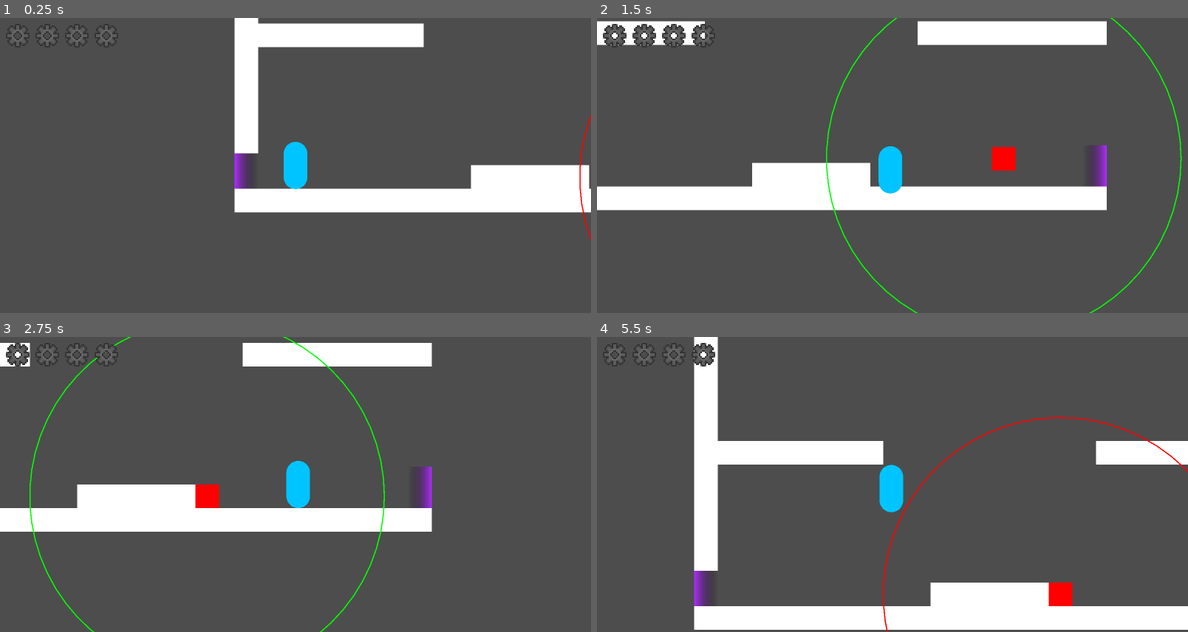
Above: before the commit, frames 1-4 (two rows, left to right).
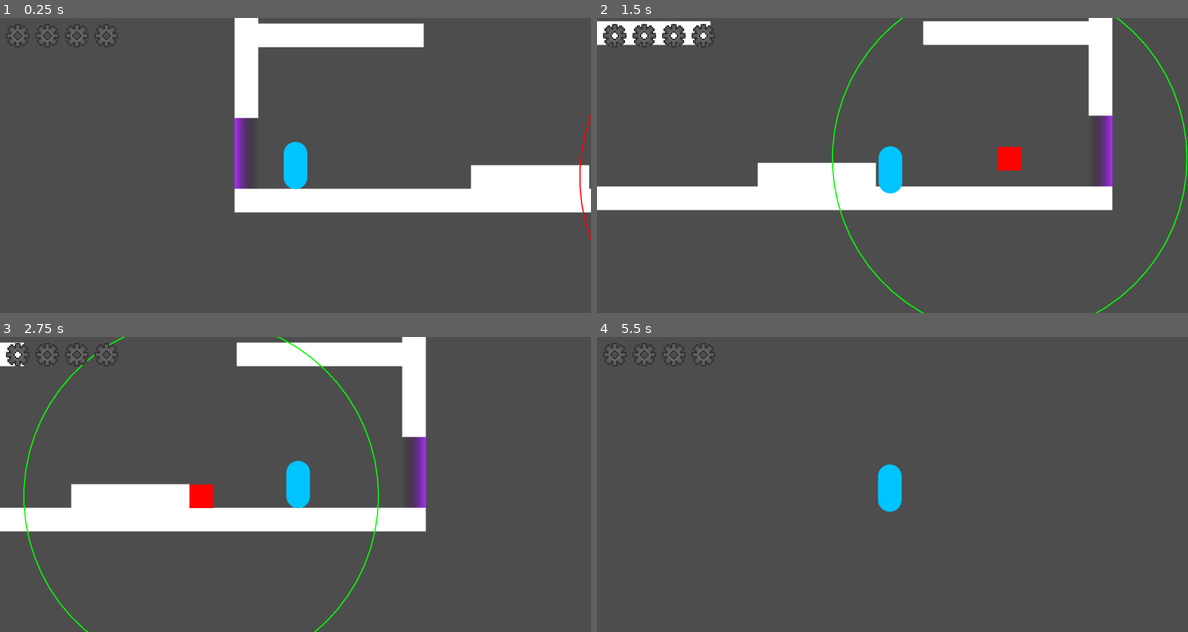
Above: after the commit, the same moments.

Repository: jamjammers/ShibaGodotProjects
Game: Godot game, scene res://mainScene.tscn
Two runs of this game, one before a commit and one after it. Both use one fixed random seed, a clock stepped at 60 frames per second and the inputs below.
Inputs:
- Up to frame 1 (0.25 s): no input
- Up to frame 2 (1.5 s): tap Enter at 0.5 s; hold D (moveRight) 0.53-1.28 s; tap Shift (dash) at 0.6 s; tap Space (jump) at 0.77 s; hold A (moveLeft) from 1.28 s (still down); tap E (wallAttach) at 1.35 s
- Up to frame 3 (2.75 s): tap Space (jump) at 1.52 s; release A (moveLeft) at 2.03 s; hold D (moveRight) from 2.03 s (still down); tap Shift (dash) at 2.1 s
- Up to frame 4 (5.5 s): tap E (wallAttach) at 2.85, 4.35 s; tap Space (jump) at 3.02, 3.77, 4.52 s; release D (moveRight) at 3.53 s; hold A (moveLeft) from 3.53 s (still down); tap Shift (dash) at 3.6, 5.1 s

The runs differ from the first frame. In frame 1, 0.5% of the frame differs, in the area x 39-100%, y 33-75%; in frame 2, 3.7%; in frame 3, 4.1%; in frame 4, 16%, in the area x 16-100%, y 0-100%.

Commit message:
viewport refactoring

Diff:
--- a/yeaidk/assets/assetScenes/Player.tscn
+++ b/yeaidk/assets/assetScenes/Player.tscn
@@ -6,9 +6,8 @@
 [sub_resource type="PhysicsMaterial" id="PhysicsMaterial_fksrs"]
 friction = 0.0
 
-[sub_resource type="CapsuleShape2D" id="CapsuleShape2D_kcuj0"]
-radius = 20.0
-height = 80.0
+[sub_resource type="RectangleShape2D" id="RectangleShape2D_rsc3f"]
+size = Vector2(40, 80)
 
 [node name="Player" type="RigidBody2D"]
 collision_layer = 2
@@ -20,7 +19,7 @@
 script = ExtResource("1_fksrs")
 
 [node name="PhysicsCol" type="CollisionShape2D" parent="."]
-shape = SubResource("CapsuleShape2D_kcuj0")
+shape = SubResource("RectangleShape2D_rsc3f")
 
 [node name="dashTimer" type="Timer" parent="."]
 wait_time = 0.5
@@ -29,12 +28,13 @@
 [node name="triggerCol" type="Area2D" parent="."]
 
 [node name="Collider" type="CollisionShape2D" parent="triggerCol"]
-shape = SubResource("CapsuleShape2D_kcuj0")
+shape = SubResource("RectangleShape2D_rsc3f")
 
 [node name="ColorCapsule" parent="." instance=ExtResource("2_rsc3f")]
 color = Color(0, 0.7666669, 1, 1)
 radius = 20.0
 height = 80.0
 
+[connection signal="body_entered" from="." to="." method="_on_body_entered"]
 [connection signal="body_shape_entered" from="." to="." method="_on_body_shape_entered"]
 [connection signal="body_shape_exited" from="." to="." method="_on_body_shape_exited"]
--- a/yeaidk/assets/assetScenes/portal.tscn
+++ b/yeaidk/assets/assetScenes/portal.tscn
@@ -10,26 +10,25 @@
 shader_parameter/vertical = false
 
 [sub_resource type="RectangleShape2D" id="RectangleShape2D_v4f56"]
-size = Vector2(10, 70)
+size = Vector2(17, 120)
 
-[node name="portal" type="Node2D"]
+[node name="portal" type="Area2D" groups=["portal"]]
+collision_mask = 2
 script = ExtResource("1_urc2y")
 
-[node name="ColorRect" type="ColorRect" parent="."]
+[node name="ColorRect" type="ColorRect" parent="." groups=["portal"]]
 material = SubResource("ShaderMaterial_urc2y")
 anchors_preset = 4
 anchor_top = 0.5
 anchor_bottom = 0.5
-offset_top = -35.0
+offset_top = -60.0
 offset_right = 40.0
-offset_bottom = 35.0
+offset_bottom = 60.0
 grow_vertical = 2
+metadata/_edit_use_anchors_ = true
 
-[node name="Area2D" type="Area2D" parent="."]
-
-[node name="CollisionShape2D" type="CollisionShape2D" parent="Area2D"]
-visible = false
-position = Vector2(5, 0)
+[node name="Collider" type="CollisionShape2D" parent="." groups=["portal"]]
+position = Vector2(8.5, 0)
 shape = SubResource("RectangleShape2D_v4f56")
 
-[connection signal="body_entered" from="Area2D" to="." method="_on_area_2d_body_entered"]
+[connection signal="body_entered" from="." to="." method="_on_body_entered"]
--- a/yeaidk/assets/assetScenes/stageSelect.tscn
+++ b/yeaidk/assets/assetScenes/stageSelect.tscn
@@ -10,3 +10,11 @@
 grow_horizontal = 2
 grow_vertical = 2
 script = ExtResource("1_2o2lk")
+
+[node name="bg" type="ColorRect" parent="."]
+visible = false
+layout_mode = 0
+offset_left = -644.0
+offset_top = -407.0
+offset_right = 644.0
+offset_bottom = 408.0
--- a/yeaidk/assets/levels/stage1.tscn
+++ b/yeaidk/assets/levels/stage1.tscn
@@ -11,12 +11,12 @@
 border_width = 2.0
 
 [node name="leftPortal" parent="." instance=ExtResource("1_oskjv")]
-position = Vector2(0, 525)
+position = Vector2(0, 500)
 
 [node name="Platform" parent="." instance=ExtResource("2_ygxl0")]
 position = Vector2(300, 580)
 scale = Vector2(15, 1)
 
 [node name="rightPortal" parent="." instance=ExtResource("1_oskjv")]
-position = Vector2(600, 525)
+position = Vector2(600, 500)
 rotation = 3.1415927
--- a/yeaidk/assets/levels/startStage.tscn
+++ b/yeaidk/assets/levels/startStage.tscn
@@ -10,16 +10,9 @@
 offset_bottom = 1000.0
 border_width = 2.0
 
-[node name="leftPortal" parent="." instance=ExtResource("1_kgca3")]
-position = Vector2(0, 925)
-
 [node name="Platform" parent="." instance=ExtResource("2_pyq0k")]
 position = Vector2(500, 980)
 scale = Vector2(25, 1)
-
-[node name="rightPortal" parent="." instance=ExtResource("1_kgca3")]
-position = Vector2(1000, 925)
-rotation = 3.1415927
 
 [node name="Platform2" parent="." instance=ExtResource("2_pyq0k")]
 position = Vector2(500, 940)
@@ -34,5 +27,16 @@
 scale = Vector2(8, 1)
 
 [node name="wall" parent="." instance=ExtResource("2_pyq0k")]
-position = Vector2(20, 450.00003)
-scale = Vector2(1, 22.5)
+position = Vector2(20, 420)
+scale = Vector2(1, 21)
+
+[node name="wall2" parent="." instance=ExtResource("2_pyq0k")]
+position = Vector2(980, 420)
+scale = Vector2(1, 21)
+
+[node name="leftPortal" parent="." instance=ExtResource("1_kgca3")]
+position = Vector2(0, 900)
+
+[node name="rightPortal" parent="." instance=ExtResource("1_kgca3")]
+position = Vector2(1000, 900)
+rotation = -3.1415925
--- a/yeaidk/assets/scripts/enemy.gd
+++ b/yeaidk/assets/scripts/enemy.gd
@@ -5,17 +5,37 @@
 
 func _physics_process(delta):
 	timer -= delta
-	if(active and timer <0):
-		attack()
-		timer = 2
+	queue_redraw()
+	attackProcess()
 
 func _draw():
 	draw_arc(Vector2.ZERO,
 		$detectionArea/triggerCircle.shape.radius,
 		0, TAU, 64,
-		Color.GREEN if active else Color.RED,
+		Color.GREEN if target != null else Color.RED,
 		2.0)
+	if(active):
+		draw_line(Vector2(0,0), target.global_position-global_position, Color.GREEN if active else Color.RED,2 )
 
+func attackProcess():
+	active = false
+	if target == null:
+		return
+
+	var space_state = get_world_2d().direct_space_state
+	var query = PhysicsRayQueryParameters2D.create(global_position, target.global_position)
+	query.exclude = [self]
+	var result = space_state.intersect_ray(query)
+	if !result:
+		return
+	if(result.collider.name!="Player"):
+		return
+
+	if(timer > 0):
+		return
+	active = true
+	attack()
+	timer = 2
 func attack():
 	if(target.position.x > position.x):
 		apply_central_impulse(Vector2(500,-300));
@@ -23,7 +43,6 @@
 		apply_central_impulse(Vector2(-500,-300));
 
 func _on_detection_body_entered(body: Node2D) -> void:
-	print(body.name+ " found")
 	if body.name == "Player":
 		active = true
 		target = body;
@@ -32,8 +51,6 @@
 		queue_redraw()
 
 func _on_detection_body_exited(body: Node2D) -> void:
-	print(body.name+" lose")
-
 	if body.name == "Player":
 		active = false
 		target = null
--- a/yeaidk/assets/scripts/player.gd
+++ b/yeaidk/assets/scripts/player.gd
@@ -1,6 +1,7 @@
 extends RigidBody2D
 
 signal hurt(hp:int)
+signal portal(direction: Portal.portalDirection)
 
 @export var speed = 600.0
 @export var acceleration = 6000.0
@@ -127,10 +128,15 @@
 	elif(shape_owner.is_in_group("wallSide")):
 		wallTouch = true
 
+#trigger when hit by enemy
 func hit():
 	hp-=1
 	hurt.emit(hp)
 	print(hp)
+
+#trigger when hit portal
+func enterPortal(direction: Portal.portalDirection):
+	portal.emit(direction)
 
 @warning_ignore("unused_parameter")
 func _on_body_shape_exited(body_rid: RID, body: Node, body_shape_index: int, local_shape_index: int) -> void:
--- a/yeaidk/assets/scripts/portal.gd
+++ b/yeaidk/assets/scripts/portal.gd
@@ -1,17 +1,18 @@
-extends Node2D
-
-signal triggerArea(new, direction)
-
-@export var triggered := false
-
-@export var direction : portalDirection = portalDirection.LEFT;
-
-func _on_area_2d_body_entered(body: Node2D) -> void:
-	if body.name == "Player":
-		triggerArea.emit(triggered, direction)
-		triggered = true;
-	pass # Replace with function body.
+class_name Portal extends Node2D
 
 enum portalDirection{
 	LEFT, RIGHT, UP, DOWN
 }
+
+@export var triggered := false
+
+var direction : portalDirection = portalDirection.LEFT;
+
+
+
+func _on_body_entered(body: Node2D) -> void:
+	print(body.name)
+	if body.name == "Player":
+		body.enterPortal(direction)
+		print("google")
+		triggered = true; #why?
--- a/yeaidk/assets/scripts/stageSelect.gd
+++ b/yeaidk/assets/scripts/stageSelect.gd
@@ -1,6 +1,16 @@
 extends Control
 
+
 var list = ["stage1","stage1","stage1","stage1","stage1","stage1","stage1","stage1","stage1"]
+
+var displaying := false
+
+func _ready() -> void:
+	randomize()
+	$bg.hide()
+	pass # Replace with function body.
+
+
 func display():
 	var imgs = randomStages(3)
 	var buttons = genButtons(imgs);
@@ -11,24 +21,39 @@
 	var buttons: Array[Button] = []
 	for i in range(3):
 		var b = genButton(imgs[i]);
-		b.position = Vector2(400 + i*450, 350)
-		buttons.append(genButton(imgs[i]))
+		b.position = Vector2(i*200-64-200, -64)
+		buttons.append(b)
 
 	return buttons
 
 func genButton(imgName) -> Button:
 	var button :Button = Button.new();
 	button.icon = genPhoto(imgName);
+
 	return button
 
-func genPhoto (imgName) -> ImageTexture:
-	var image = Image.load_from_file("res://assets/images/stagePreview/%s.png"%imgName)
+func genPhoto(imgName) -> ImageTexture:
+	var image: Image = Image.load_from_file("res://assets/images/stagePreview/%s.png"%imgName)
+	image.resize(128, 128, Image.INTERPOLATE_LANCZOS)
 	var texture = ImageTexture.create_from_image(image)
 
 	return texture
 
 func randomStages(n:int) -> Array[String]:
-	var out = []
+	var out: Array[String] = []
 	for i in range(n):
-		out.append(list.pop_at(randi_range(0,list.size()-1)))
+		out.append(list[randi_range(0,list.size()-1)])
 	return out
+
+@warning_ignore("unused_parameter")
+func _on_player_portal(direction: Portal.portalDirection) -> void:
+	if displaying:
+		for i in get_children():
+			if i is Button:
+				i.queue_free()
+		displaying = false
+		$bg.hide()
+	else:
+		display()
+		displaying = true
+		$bg.show()
--- a/yeaidk/mainScene.tscn
+++ b/yeaidk/mainScene.tscn
@@ -1,28 +1,54 @@
-[gd_scene load_steps=6 format=3 uid="uid://bdmj1sekwkwdr"]
+[gd_scene load_steps=8 format=3 uid="uid://bdmj1sekwkwdr"]
 
 [ext_resource type="PackedScene" uid="uid://dep25nrtxqtas" path="res://assets/levels/startStage.tscn" id="1_6mfv6"]
 [ext_resource type="PackedScene" uid="uid://cchnc2wed5tb6" path="res://assets/assetScenes/Player.tscn" id="2_g4qto"]
 [ext_resource type="PackedScene" uid="uid://ds7n8vkl416e3" path="res://assets/assetScenes/enemy.tscn" id="3_hr5et"]
 [ext_resource type="Script" uid="uid://c5gfppe15rdlu" path="res://assets/scripts/camSC.gd" id="4_6mfv6"]
 [ext_resource type="PackedScene" uid="uid://b0a3eiv08sirm" path="res://assets/assetScenes/HUD.tscn" id="4_61od6"]
+[ext_resource type="PackedScene" uid="uid://bhkpe020nssxk" path="res://assets/assetScenes/stageSelect.tscn" id="6_2qqqv"]
+
+[sub_resource type="ViewportTexture" id="ViewportTexture_2qqqv"]
+viewport_path = NodePath("SubViewport")
 
 [node name="Scene" type="Node"]
 
-[node name="startStage" parent="." instance=ExtResource("1_6mfv6")]
+[node name="HUD" parent="." instance=ExtResource("4_61od6")]
 
-[node name="Player" parent="." instance=ExtResource("2_g4qto")]
-position = Vector2(103, 889)
+[node name="stageSelect" parent="." instance=ExtResource("6_2qqqv")]
+offset_left = 0.6480641
+offset_top = 0.7729427
+offset_right = 0.6480713
+offset_bottom = 0.7729492
 
-[node name="basicEnemy" parent="." instance=ExtResource("3_hr5et")]
-position = Vector2(884, 918)
+[node name="SubViewport" type="SubViewport" parent="."]
+size = Vector2i(2000, 1000)
 
-[node name="Camera2D" type="Camera2D" parent="." node_paths=PackedStringArray("target")]
-position = Vector2(-0.6470032, -0.78170013)
-scale = Vector2(0.998363, 1.01133)
+[node name="Camera2D" type="Camera2D" parent="SubViewport" node_paths=PackedStringArray("target")]
 zoom = Vector2(2, 2)
 script = ExtResource("4_6mfv6")
 target = NodePath("../Player")
 
-[node name="HUD" parent="Camera2D" instance=ExtResource("4_61od6")]
+[node name="startStage" parent="SubViewport" instance=ExtResource("1_6mfv6")]
 
-[connection signal="hurt" from="Player" to="Camera2D/HUD" method="_on_player_hurt"]
+[node name="Player" parent="SubViewport" instance=ExtResource("2_g4qto")]
+position = Vector2(103, 889)
+
+[node name="basicEnemy" parent="SubViewport" instance=ExtResource("3_hr5et")]
+position = Vector2(884, 918)
+
+[node name="TextureRect" type="TextureRect" parent="."]
+anchors_preset = 8
+anchor_left = 0.5
+anchor_top = 0.5
+anchor_right = 0.5
+anchor_bottom = 0.5
+offset_left = -1000.0
+offset_top = -500.0
+offset_right = 1000.0
+offset_bottom = 500.0
+grow_horizontal = 2
+grow_vertical = 2
+texture = SubResource("ViewportTexture_2qqqv")
+
+[connection signal="hurt" from="SubViewport/Player" to="HUD" method="_on_player_hurt"]
+[connection signal="portal" from="SubViewport/Player" to="stageSelect" method="_on_player_portal"]
--- a/yeaidk/project.godot
+++ b/yeaidk/project.godot
@@ -33,6 +33,7 @@
 groundTop="groundTop"
 enemies="bad guys"
 wallSide=""
+portal=""
 
 [input]
 
@@ -61,6 +62,11 @@
 "events": [Object(InputEventKey,"resource_local_to_scene":false,"resource_name":"","device":-1,"window_id":0,"alt_press …(192 unchanged characters)…
 ]
 }
+test={
+"deadzone": 0.2,
+"events": [Object(InputEventKey,"resource_local_to_scene":false,"resource_name":"","device":-1,"window_id":0,"alt_pressed":false,"shift_pressed":false,"ctrl_pressed":false,"meta_pressed":false,"pressed":false,"keycode":0,"physical_keycode":96,"key_label":0,"unicode":96,"location":0,"echo":false,"script":null)
+]
+}
 
 [layer_names]
 
